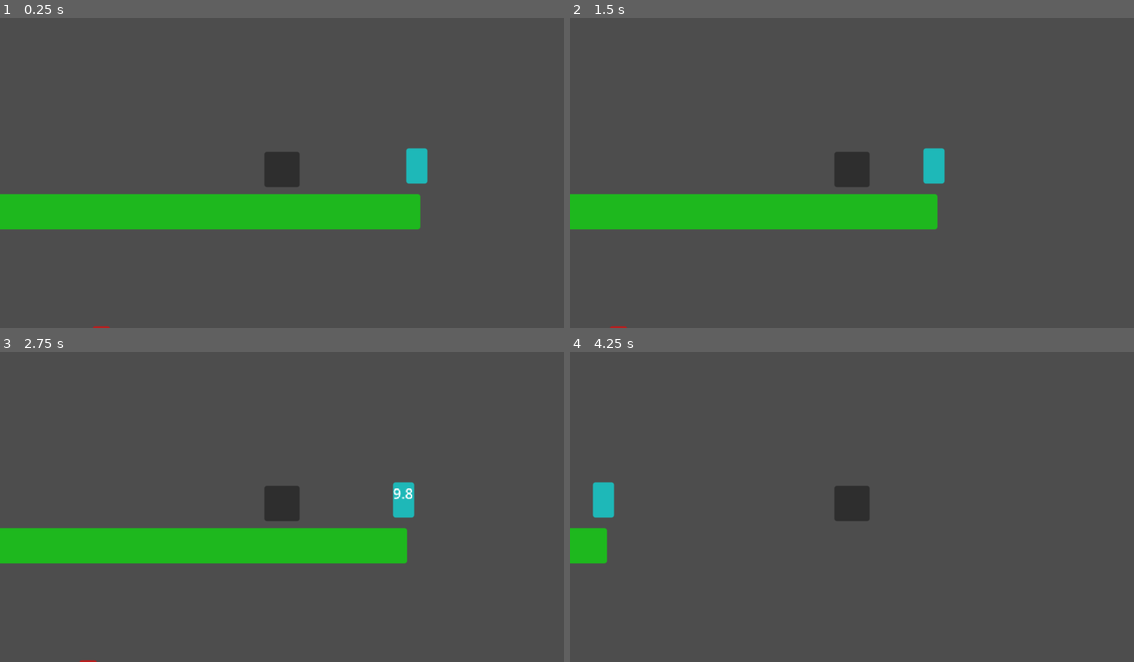
Above: before the commit, frames 1-4 (two rows, left to right).
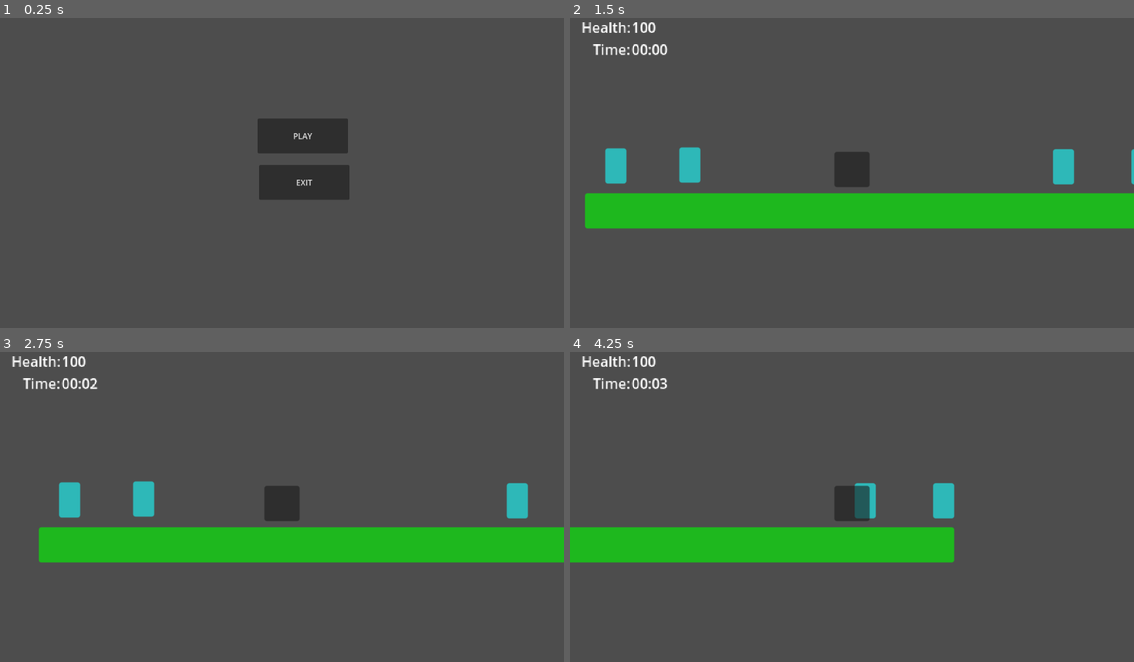
Above: after the commit, the same moments.

Repository: justin-crouch/Action-Fisher
Game: Godot game, scene res://scenes/menu.tscn
The game is run twice, just before and just after one commit, with the same random seed, the same clock (stepped at 60 frames per second) and the same inputs. Before the commit the project starts from res://scenes/main.tscn.
Inputs (mouse positions are in pixels of both pictures, inside the frame that each line leads up to):
- Up to frame 1 (0.25 s): no input
- Up to frame 2 (1.5 s): click (874, 135) at 0.5 s, where only the run after the commit has a clickable "PLAY"; tap Enter at 1.25 s; hold D (RIGHT) from 1.28 s (still down); tap F (ATTACK) at 1.35 s
- Up to frame 3 (2.75 s): release D (RIGHT) at 2.03 s; hold A (LEFT) from 2.03 s (still down); tap F (ATTACK) at 2.1 s
- Up to frame 4 (4.25 s): release A (LEFT) at 2.78 s; hold Space (INTERACT) 2.78-3.53 s; hold D (RIGHT) from 2.78 s (still down); tap F (ATTACK) at 3.05, 3.6 s

The runs differ from the first frame. In frame 1, 12% of the frame differs, in the area x 0-76%, y 32-100%; in frame 2, 7.2%; in frame 3, 6.8%; in frame 4, 8.9%.

Commit message:
Main menu, game over, and scoring

Diff:
--- a/project.godot
+++ b/project.godot
@@ -11,9 +11,13 @@
 [application]
 
 config/name="Action_Fisher"
-run/main_scene="res://scenes/main.tscn"
+run/main_scene="res://scenes/menu.tscn"
 config/features=PackedStringArray("4.2", "GL Compatibility")
 config/icon="res://icon.svg"
+
+[autoload]
+
+Score="*res://scenes/scripts/score.gd"
 
 [dotnet]
 
--- /dev/null
+++ b/scenes/boat.tscn
@@ -0,0 +1,6 @@
+[gd_scene load_steps=2 format=3 uid="uid://cfy63be300nlf"]
+
+[ext_resource type="Script" path="res://scenes/scripts/boat.gd" id="1_fo74y"]
+
+[node name="Boat" type="Node2D"]
+script = ExtResource("1_fo74y")
--- /dev/null
+++ b/scenes/game_over.tscn
@@ -0,0 +1,64 @@
+[gd_scene load_steps=5 format=3 uid="uid://ceykvifpxa8dd"]
+
+[ext_resource type="Script" path="res://scenes/scripts/game_over.gd" id="1_kw5v4"]
+
+[sub_resource type="LabelSettings" id="LabelSettings_8nn55"]
+font_size = 32
+font_color = Color(100, 0, 0, 1)
+outline_color = Color(0, 0, 0, 1)
+shadow_size = 3
+shadow_color = Color(0, 0, 0, 1)
+
+[sub_resource type="LabelSettings" id="LabelSettings_blygc"]
+font_size = 24
+
+[sub_resource type="LabelSettings" id="LabelSettings_sv0qc"]
+font_size = 24
+
+[node name="GameOver" type="Node2D"]
+script = ExtResource("1_kw5v4")
+
+[node name="GameOver" type="Label" parent="."]
+offset_left = 445.0
+offset_top = 127.0
+offset_right = 699.0
+offset_bottom = 205.0
+text = "GAME OVER"
+label_settings = SubResource("LabelSettings_8nn55")
+horizontal_alignment = 1
+vertical_alignment = 1
+
+[node name="TimeText" type="Label" parent="."]
+offset_left = 509.0
+offset_top = 208.0
+offset_right = 594.0
+offset_bottom = 254.0
+text = "TIME:"
+label_settings = SubResource("LabelSettings_blygc")
+horizontal_alignment = 2
+vertical_alignment = 1
+
+[node name="Time" type="Label" parent="TimeText"]
+offset_left = 93.0
+offset_right = 157.0
+offset_bottom = 46.0
+text = "23"
+label_settings = SubResource("LabelSettings_sv0qc")
+vertical_alignment = 1
+
+[node name="Replay" type="Button" parent="."]
+offset_left = 484.0
+offset_top = 284.0
+offset_right = 656.0
+offset_bottom = 335.0
+text = "Replay"
+
+[node name="Exit" type="Button" parent="."]
+offset_left = 484.0
+offset_top = 351.0
+offset_right = 656.0
+offset_bottom = 402.0
+text = "Exit"
+
+[connection signal="pressed" from="Replay" to="." method="_on_replay_pressed"]
+[connection signal="pressed" from="Exit" to="." method="_on_exit_pressed"]
--- a/scenes/main.tscn
+++ b/scenes/main.tscn
@@ -1,8 +1,10 @@
-[gd_scene load_steps=4 format=3 uid="uid://2vgou50xdtjk"]
+[gd_scene load_steps=6 format=3 uid="uid://2vgou50xdtjk"]
 
 [ext_resource type="PackedScene" uid="uid://iymn8t07gpl6" path="res://scenes/player.tscn" id="1_ach4x"]
 [ext_resource type="PackedScene" uid="uid://b7ll12xiwgikm" path="res://scenes/rod.tscn" id="2_jg3on"]
 [ext_resource type="PackedScene" uid="uid://dcsevfmhhkf1g" path="res://scenes/tentacle.tscn" id="3_tapio"]
+[ext_resource type="PackedScene" uid="uid://ci7kwoh1tw8va" path="res://scenes/ui.tscn" id="4_gjqem"]
+[ext_resource type="PackedScene" uid="uid://cfy63be300nlf" path="res://scenes/boat.tscn" id="5_uqgrn"]
 
 [node name="Main" type="Node2D"]
 
@@ -14,23 +16,77 @@
 offset_right = 900.0
 offset_bottom = 365.0
 
+[node name="Targets" type="Node2D" parent="."]
+
+[node name="Target1" type="Node2D" parent="Targets"]
+position = Vector2(580, 296)
+
+[node name="Target2" type="Node2D" parent="Targets"]
+position = Vector2(695, 287)
+
+[node name="Target3" type="Node2D" parent="Targets"]
+position = Vector2(482, 288)
+
 [node name="Rods" type="Node2D" parent="."]
 
-[node name="Rod" parent="Rods" instance=ExtResource("2_jg3on")]
-position = Vector2(896, 313)
-MAX_TIME = 3.786
+[node name="Rod1" parent="Rods" instance=ExtResource("2_jg3on")]
+position = Vector2(888, 315)
+BOAT_PATH = NodePath("../../Boat")
+MIN_TIME = 2.381
+MAX_TIME = 30.0
+
+[node name="Rod2" parent="Rods" instance=ExtResource("2_jg3on")]
+position = Vector2(291, 314)
+BOAT_PATH = NodePath("../../Boat")
+MAX_TIME = 30.0
+
+[node name="Rod3" parent="Rods" instance=ExtResource("2_jg3on")]
+position = Vector2(375, 313)
+BOAT_PATH = NodePath("../../Boat")
+MAX_TIME = 21.638
+
+[node name="Rod4" parent="Rods" instance=ExtResource("2_jg3on")]
+position = Vector2(799, 315)
+BOAT_PATH = NodePath("../../Boat")
+MAX_TIME = 17.771
 
 [node name="Player" parent="." instance=ExtResource("1_ach4x")]
-position = Vector2(743, 317)
+position = Vector2(523, 318)
+
+[node name="UI" parent="Player" instance=ExtResource("4_gjqem")]
+offset_left = -309.0
+offset_top = -195.0
+offset_right = -309.0
+offset_bottom = -195.0
+BOAT_PATH = NodePath("../../Boat")
 
 [node name="Tentacles" type="Node2D" parent="."]
 
-[node name="Tentacle" parent="Tentacles" instance=ExtResource("3_tapio")]
-position = Vector2(538, 505)
-TARGET_POS = NodePath("../Target1")
+[node name="Tentacle1" parent="Tentacles" instance=ExtResource("3_tapio")]
+position = Vector2(562, 534)
+TARGET_POS = NodePath("../../Targets/Target1")
+BOAT_PATH = NodePath("../../Boat")
 MIN_TIME = 10.0
 MAX_TIME = 20.0
 HIT_COOLDOWN = 0.2
 
-[node name="Target1" type="Node2D" parent="Tentacles"]
-position = Vector2(530, 289)
+[node name="Tentacle2" parent="Tentacles" instance=ExtResource("3_tapio")]
+position = Vector2(626, 533)
+TARGET_POS = NodePath("../../Targets/Target2")
+BOAT_PATH = NodePath("../../Boat")
+MIN_TIME = 10.0
+MAX_TIME = 20.0
+HIT_COOLDOWN = 0.2
+
+[node name="Tentacle3" parent="Tentacles" instance=ExtResource("3_tapio")]
+position = Vector2(497, 528)
+TARGET_POS = NodePath("../../Targets/Target3")
+BOAT_PATH = NodePath("../../Boat")
+MIN_TIME = 10.0
+MAX_TIME = 20.0
+HIT_COOLDOWN = 0.2
+
+[node name="Boat" parent="." instance=ExtResource("5_uqgrn")]
+position = Vector2(72, 238)
+TENTACLES = NodePath("../Tentacles")
+RODS = NodePath("../Rods")
--- /dev/null
+++ b/scenes/menu.tscn
@@ -0,0 +1,23 @@
+[gd_scene load_steps=2 format=3 uid="uid://dbvr4gtvlla6o"]
+
+[ext_resource type="Script" path="res://scenes/scripts/menu.gd" id="1_ykjgp"]
+
+[node name="Menu" type="Node2D"]
+script = ExtResource("1_ykjgp")
+
+[node name="Play" type="Button" parent="."]
+offset_left = 526.0
+offset_top = 220.0
+offset_right = 711.0
+offset_bottom = 291.0
+text = "PLAY"
+
+[node name="Exit" type="Button" parent="."]
+offset_left = 529.0
+offset_top = 315.0
+offset_right = 714.0
+offset_bottom = 386.0
+text = "EXIT"
+
+[connection signal="pressed" from="Play" to="." method="_on_play_pressed"]
+[connection signal="pressed" from="Exit" to="." method="_on_exit_pressed"]
--- a/scenes/rod.tscn
+++ b/scenes/rod.tscn
@@ -36,7 +36,7 @@
 vertical_alignment = 1
 
 [node name="Timer" type="Timer" parent="."]
-wait_time = 10.0
+wait_time = 7.0
 one_shot = true
 
 [node name="Cooldown" type="Timer" parent="."]
--- /dev/null
+++ b/scenes/scripts/boat.gd
@@ -0,0 +1,54 @@
+extends Node
+
+signal health_changed(new_health)
+
+var MAX_HEALTH: float = 100
+var health: float = MAX_HEALTH
+
+var rods: int = 4
+var game_time: float = 0.0
+
+@export_node_path("Node2D") var TENTACLES
+@export_node_path("Node2D") var RODS
+
+var ten_array
+var TEN_STATES
+var tentacle_counter: int = 0
+
+var spawn = 0
+
+func _ready():
+	ten_array = get_node(TENTACLES).get_children()
+
+	TEN_STATES = ten_array[0].STATES
+	print(TEN_STATES)
+
+func _process(delta):
+	spawn -= delta
+	if(spawn <= 0 && tentacle_counter < 3):
+		ten_array[tentacle_counter].state = TEN_STATES.WAIT
+		tentacle_counter += 1
+		spawn = 30
+
+	game_time += delta
+	Score.set_score( int(game_time) )
+
+func get_max_health(): return MAX_HEALTH
+func set_max_health(amnt): MAX_HEALTH = amnt
+
+func get_health(): return health
+func set_health(amnt): health = amnt
+
+func get_time(): return snapped(game_time, 1.0)
+
+func remove_rod():
+	rods -= 1
+	if(rods <= 0): game_over()
+
+func damage(amnt):
+	health -= amnt
+	health_changed.emit(health)
+	if(health <= 0): game_over()
+
+func game_over():
+	get_tree().change_scene_to_file("res://scenes/game_over.tscn")
--- /dev/null
+++ b/scenes/scripts/game_over.gd
@@ -0,0 +1,12 @@
+extends Node2D
+
+@onready var TIME = $TimeText/Time
+
+func _ready():
+	TIME.text = Score.display_score()
+
+func _on_replay_pressed():
+	get_tree().change_scene_to_file("res://scenes/main.tscn")
+
+func _on_exit_pressed():
+	get_tree().quit()
--- /dev/null
+++ b/scenes/scripts/menu.gd
@@ -0,0 +1,7 @@
+extends Node2D
+
+func _on_play_pressed():
+	get_tree().change_scene_to_file('res://scenes/main.tscn')
+
+func _on_exit_pressed():
+	get_tree().quit()
--- a/scenes/scripts/player.gd
+++ b/scenes/scripts/player.gd
@@ -1,6 +1,6 @@
 extends CharacterBody2D
 
-const SPEED = 300.0
+const SPEED = 180.0
 
 func _physics_process(delta):
 
--- a/scenes/scripts/rod.gd
+++ b/scenes/scripts/rod.gd
@@ -6,29 +6,34 @@
 @onready var TIMER = $Timer
 @onready var COOLDOWN = $Cooldown
 
-@export_range(1.0, 10.0) var MIN_TIME = 1.0
-@export_range(1.0, 10.0) var MAX_TIME = 1.0
+@export_node_path("Node2D") var BOAT_PATH
+var Boat
+
+@export_range(1.0, 30.0) var MIN_TIME = 1.0
+@export_range(1.0, 30.0) var MAX_TIME = 1.0
 
 enum STATES {
 	WAIT,
 	WAITING,
 	TICKING,
 	TICK,
+	DISABLE,
 	DISABLED
 }
 @export var state: STATES
 var nearby = false
 
 func _ready():
-	state = STATES.WAIT
+	Boat = get_node(BOAT_PATH)
+	state = STATES.WAITING
+	COOLDOWN.start(randf_range(MIN_TIME+2, MAX_TIME))
 
 
 func _process(delta):
 	match(state):
 		STATES.WAIT:
 			TIMER.stop()
-			COOLDOWN.wait_time = randf_range(MIN_TIME, MAX_TIME)
-			COOLDOWN.start()
+			COOLDOWN.start(randf_range(MIN_TIME, MAX_TIME))
 
 			INTERACT.visible = false
 			DISPLAY_TIMER.visible = false
@@ -52,17 +57,23 @@
 
 			if(nearby && Input.is_action_pressed("INTERACT")): state = STATES.WAIT
 
-		STATES.DISABLED:
+		STATES.DISABLE:
 			INTERACT.visible = false
 			DISPLAY_TIMER.visible = false
 			PANEL.modulate = Color(255, 0, 0)
+			Boat.remove_rod()
+
+			state = STATES.DISABLED
+
+		STATES.DISABLED:
+			pass
 
 
 func _on_cooldown_timeout():
 	state = STATES.TICK
 
 func _on_timer_timeout():
-	state = STATES.DISABLED
+	state = STATES.DISABLE
 
 
 func _on_body_entered(body):
--- /dev/null
+++ b/scenes/scripts/score.gd
@@ -0,0 +1,21 @@
+extends Node
+
+var score = 0
+
+func set_score(val): score = val
+
+func display_score():
+	var min = int(score / 60)
+	var sec = int(score % 60)
+
+	var display = ''
+
+	if( min < 10 ): display += '0' + str(min)
+	else: display += str(min)
+
+	display += ':'
+
+	if( sec < 10 ): display += '0' + str(sec)
+	else: display += str(sec)
+
+	return display
--- a/scenes/scripts/tentacle.gd
+++ b/scenes/scripts/tentacle.gd
@@ -4,16 +4,23 @@
 @onready var INTERACT = $Interact
 @onready var PANEL = $Panel
 @export_node_path('Node2D') var TARGET_POS
+@export_node_path("Node2D") var BOAT_PATH
+var Boat
 
 @export_range(1.0, 30.0) var MIN_TIME: float 	= 5.0
 @export_range(1.0, 30.0) var MAX_TIME: float 	= 5.0
 @export_range(0.1, 3.0) var HIT_COOLDOWN: float = 1.0
 @export var MAX_HITS: int 						= 3
+@export_range(0.1, 10.0) var ATK_COOLDOWN: float = 3.0
+@export_range(1, 50) var MAX_ATK: int = 30
+
+var atk_dmg: int = 1
 
 var start_pos
 var nearby: bool = false
 var hits: int = MAX_HITS
 var hurt_timer: float = HIT_COOLDOWN
+var atk_timer: float = ATK_COOLDOWN
 
 enum STATES {
 	WAIT,
@@ -25,16 +32,20 @@
 	HURT,
 
 	RETREAT,
+	INACTIVE,
 }
 var state: STATES
 
 # Called when the node enters the scene tree for the first time.
 func _ready():
+	Boat = get_node(BOAT_PATH)
 	start_pos = global_position
-	state = STATES.WAIT
+	state = STATES.INACTIVE
 
 # Called every frame. 'delta' is the elapsed time since the previous frame.
 func _process(delta):
+	atk_dmg = lerp( 1, MAX_ATK, clamp(Boat.get_time(), 0, 120)/120 )
+
 	match(state):
 		STATES.WAIT:
 			global_position = start_pos
@@ -49,11 +60,17 @@
 		STATES.ATTACK:
 			global_position = get_node(TARGET_POS).global_position
 			hits = MAX_HITS
+			atk_timer = lerp( 0.4, ATK_COOLDOWN, Boat.rods / 4.0 )
 			state = STATES.ATTACKING
 
 		STATES.ATTACKING:
 			if(nearby): INTERACT.visible = true
 			else: 		INTERACT.visible = false
+
+			atk_timer -= delta
+			if(atk_timer <= 0):
+				Boat.damage( round( atk_dmg ) )
+				atk_timer = lerp( 0.4, ATK_COOLDOWN, Boat.rods / 4.0 )
 
 			if(nearby && Input.is_action_just_pressed("ATTACK")):
 				hits -= 1
--- /dev/null
+++ b/scenes/scripts/ui.gd
@@ -0,0 +1,19 @@
+extends Control
+
+@onready var HEALTH = $BoatHealth/Health
+@onready var TIME = $Time/Time
+@export_node_path("Node2D") var BOAT_PATH
+var Boat
+
+func _ready():
+	Boat = get_node(BOAT_PATH)
+	Boat.health_changed.connect(_on_health_changed)
+	HEALTH.text = str(Boat.get_health())
+
+
+func _process(delta):
+	TIME.text = Score.display_score()
+
+
+func _on_health_changed(new_health):
+	HEALTH.text = str(new_health)
--- /dev/null
+++ b/scenes/ui.tscn
@@ -0,0 +1,47 @@
+[gd_scene load_steps=2 format=3 uid="uid://ci7kwoh1tw8va"]
+
+[ext_resource type="Script" path="res://scenes/scripts/ui.gd" id="1_3gm7u"]
+
+[node name="UI" type="Control"]
+layout_mode = 3
+anchors_preset = 15
+anchor_right = 1.0
+anchor_bottom = 1.0
+grow_horizontal = 2
+grow_vertical = 2
+script = ExtResource("1_3gm7u")
+
+[node name="BoatHealth" type="Label" parent="."]
+layout_mode = 0
+offset_left = 1.0
+offset_right = 58.0
+offset_bottom = 27.0
+text = "Health:"
+horizontal_alignment = 2
+vertical_alignment = 1
+
+[node name="Health" type="Label" parent="BoatHealth"]
+layout_mode = 0
+offset_left = 58.0
+offset_right = 91.0
+offset_bottom = 27.0
+text = "12"
+vertical_alignment = 1
+
+[node name="Time" type="Label" parent="."]
+layout_mode = 0
+offset_left = 1.0
+offset_top = 25.0
+offset_right = 58.0
+offset_bottom = 52.0
+text = "Time:"
+horizontal_alignment = 2
+vertical_alignment = 1
+
+[node name="Time" type="Label" parent="Time"]
+layout_mode = 0
+offset_left = 58.0
+offset_right = 91.0
+offset_bottom = 27.0
+text = "12"
+vertical_alignment = 1
